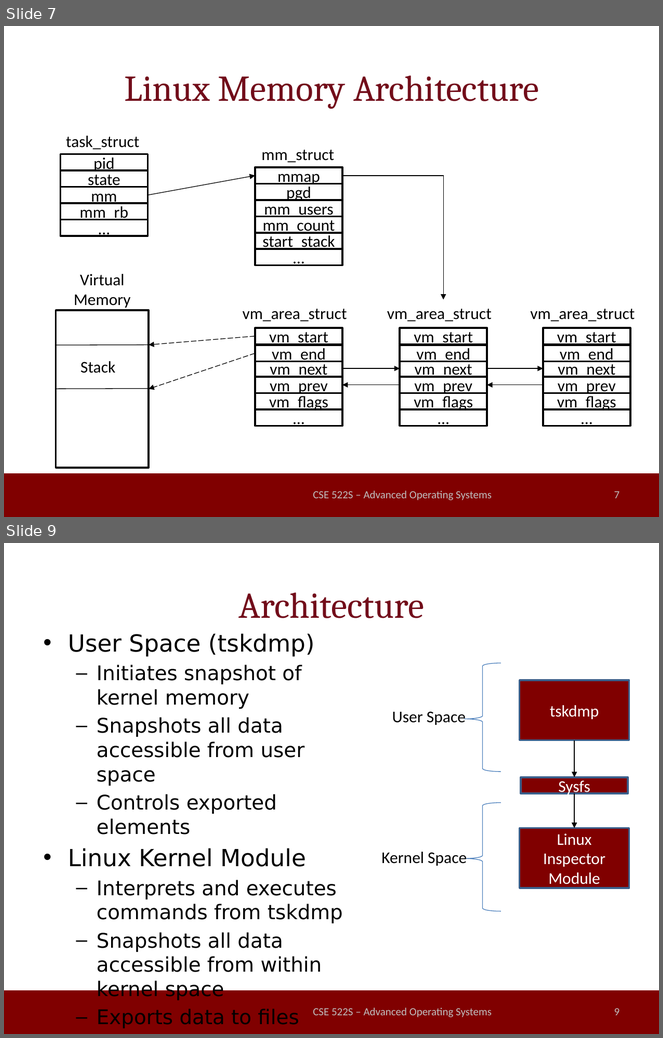
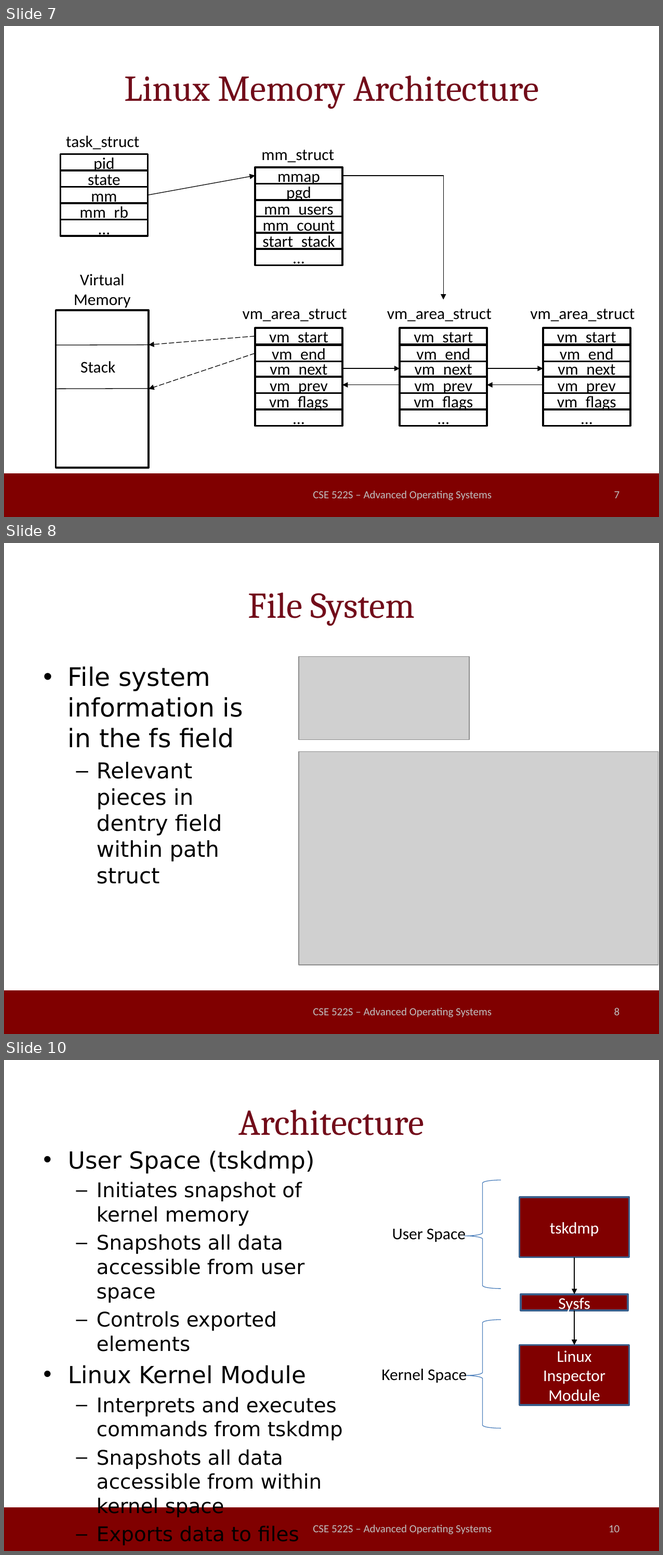
Before and after one commit to millerrt3/LinuxSuspendable, a slide deck: final_presentation.pptx. Shown one above the other, each under a label of ours: slides 7 and 9 before the commit, slides 7, 8 and 10 after it; the slides between them are not shown. The pictures are 663x1038 and 663x1555 pixels, drawn with LibreOffice and Linux fonts; fonts in the diff are those of the drawing; grey boxes stand for pictures; background and template pictures are left out. Boxes give left, top, right and bottom in pixels: in the first picture for what was removed or moved away, otherwise in the second. Text is boxed around its words. In the diff, an @@ line names an element or a change of style, - is before the commit and + after.

```diff
--- a/final_presentation.pptx
+++ b/final_presentation.pptx
@@ slide 8 added at [4,543,659,1034], background #FFFFFF; not listed: 1 template element that a slide beside it also shows @@
@@ title added at [248,592,415,626], 40 pt, text #720D1A @@
+File System
@@ text added at [68,666,243,884], 24 pt, text #000000 @@
+• File system information is in the fs field
+  – Relevant pieces in dentry field within path struct
@@ picture added at [299,656,469,740] @@
@@ picture added at [299,752,659,965] @@
@@ text added at [313,1008,492,1018], 12 pt, text #BFBFBF @@
+CSE 522S – Advanced Operating Systems
@@ page number added at [614,1008,620,1016], 12 pt, text #BFBFBF @@
+8
@@ what was slide 9 is now slide 10 @@
@@ page number at [609,1525,620,1533]: text changed @@
-9
+10
```
Also in this commit, not shown: 2 other slides added, 1 slide removed.
